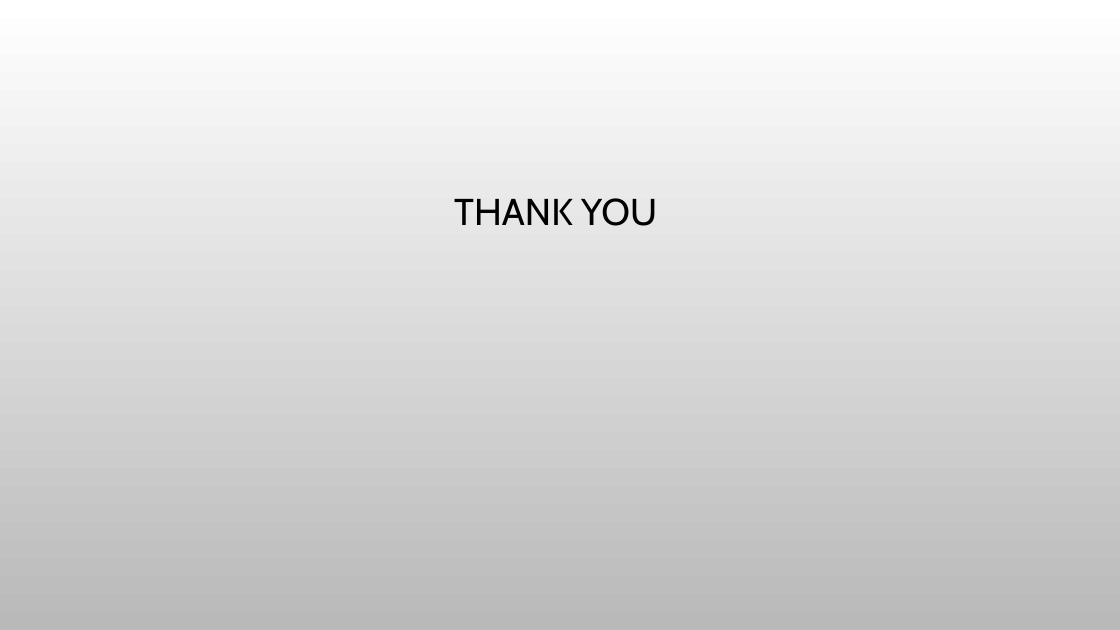
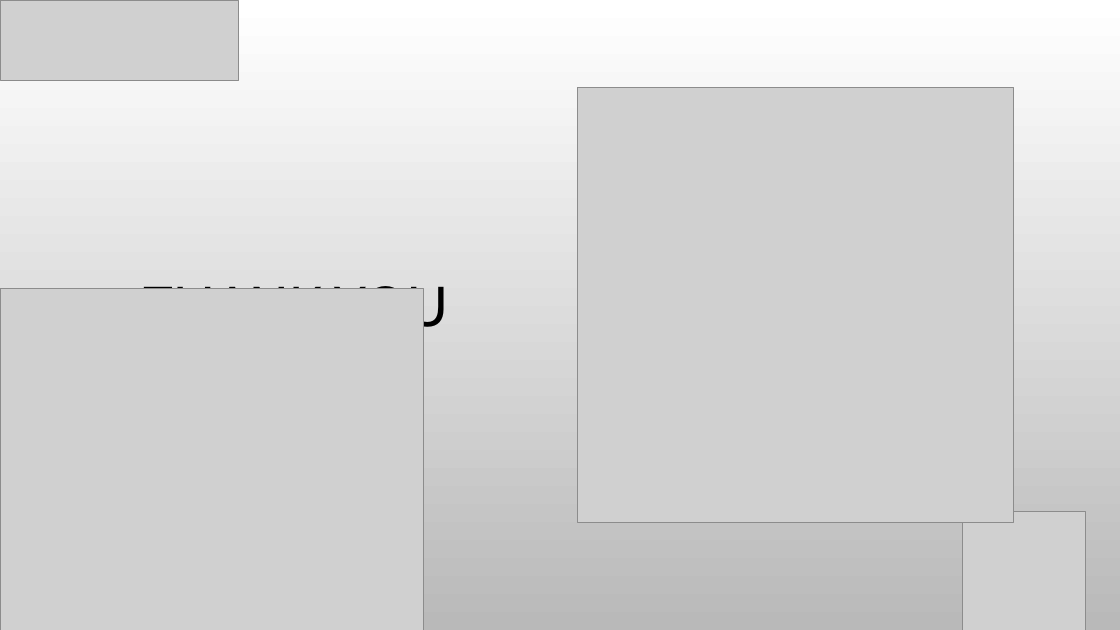
Before and after one commit to naiforfi/Bootcamp_repo, a slide deck: slide 14 of Final_project/Presentation.pptx. Drawn at 1120x630 pixels with LibreOffice and Linux fonts; fonts in the diff are those of the drawing; grey boxes stand for pictures; background and template pictures are left out. Boxes give left, top, right and bottom in pixels: in the first picture for what was removed or moved away, otherwise in the second. Text is boxed around its words. In the diff, an @@ line names an element or a change of style, - is before the commit and + after.

```diff
--- a/Final_project/Presentation.pptx
+++ b/Final_project/Presentation.pptx
@@ picture added at [0, 0, 239, 80] @@
@@ picture added at [578, 87, 1014, 523] @@
@@ title "THANK YOU": place and size @@
-title "THANK YOU" at [454, 198, 657, 226]
+title "THANK YOU" at [144, 286, 448, 339]
@@ title "THANK YOU" at [144, 286, 448, 339]: size 32 to 48 pt; vertical alignment middle to bottom @@
@@ picture added at [0, 289, 423, 630] @@
@@ picture added at [962, 512, 1086, 630] @@
```
Also in this commit, not shown: 8 other slides changed, 2 other files.
